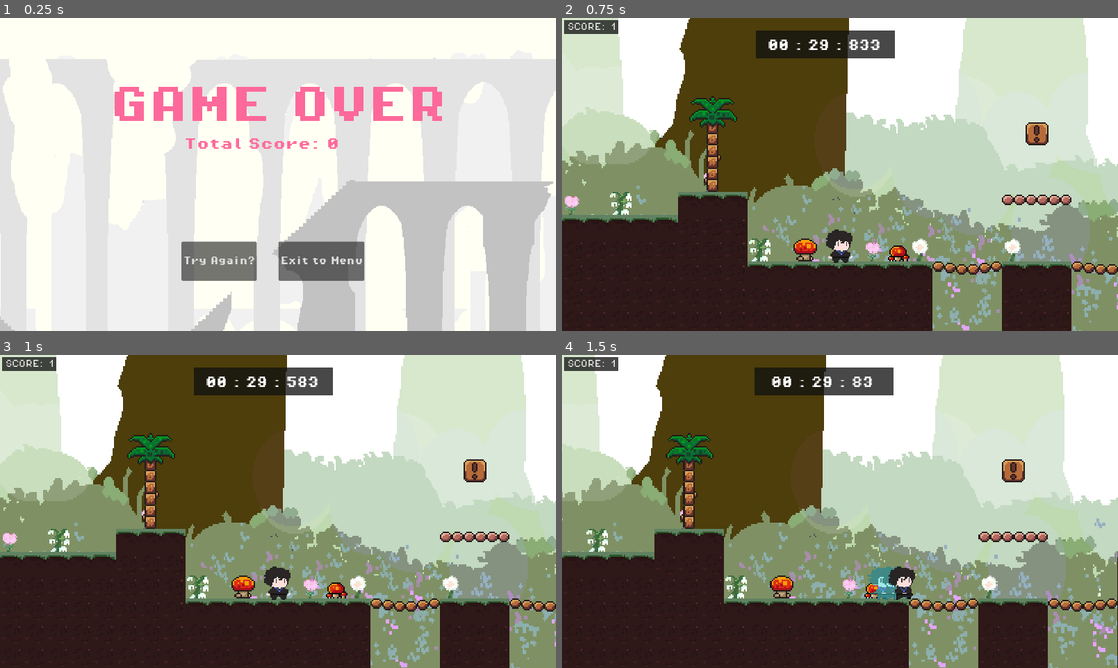
Above: before the commit, frames 1-4 (two rows, left to right).
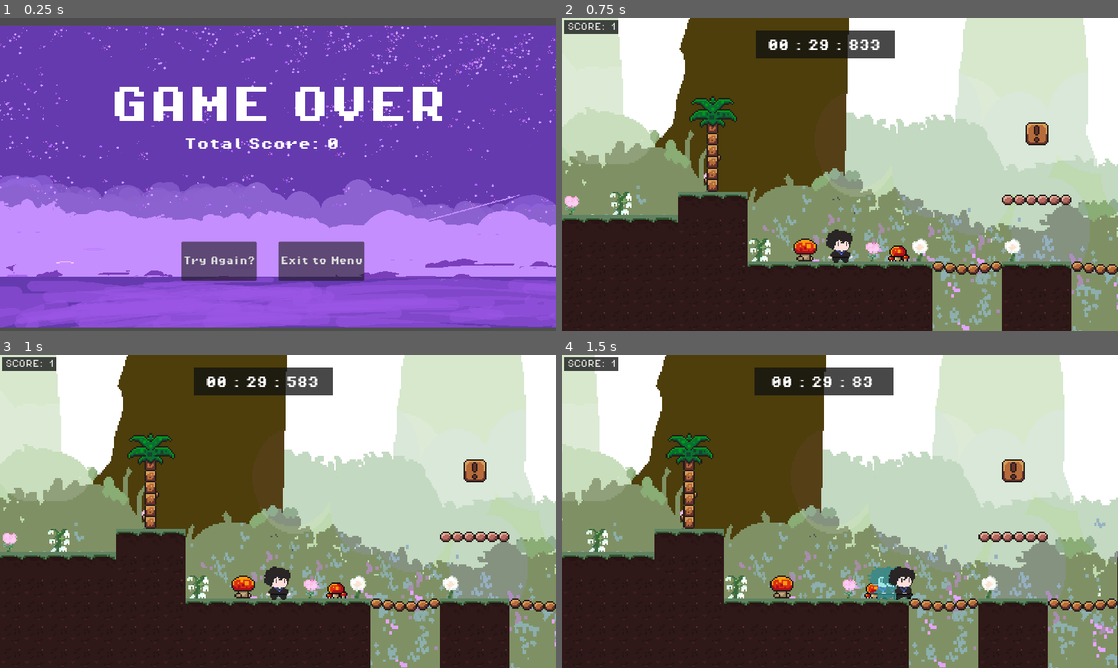
Above: after the commit, the same moments.

Repository: ajpolintan/GMTK_GameJam
Game: Godot game, scene res://Scenes/game_over.tscn
Two runs of this game, one before a commit and one after it. Both use one fixed random seed, a clock stepped at 60 frames per second and the inputs below. This scene is started directly instead of the project's main scene.
Inputs (mouse positions are in pixels of both pictures, inside the frame that each line leads up to):
- Up to frame 1 (0.25 s): no input
- Up to frame 2 (0.75 s): click "Try Again?" at 0.5 s
- Up to frame 3 (1 s): no input
- Up to frame 4 (1.5 s): tap Enter at 1.25 s; move the mouse to (962, 495) at 1.27 s; hold Right (move_right) from 1.28 s (still down); tap Shift (dash) at 1.35 s

The runs differ from the first frame. In frame 1, 98% of the frame differs, in the area x 0-100%, y 0-100%; in frame 2, nothing differs; in frame 3, nothing differs; in frame 4, nothing differs.

Commit message:
Changed Game_Overscreen

Diff:
--- a/Scenes/game_over.tscn
+++ b/Scenes/game_over.tscn
@@ -2,7 +2,7 @@
 
 [ext_resource type="Script" path="res://Scripts/game_over.gd" id="1_jawtr"]
 [ext_resource type="FontFile" uid="uid://d2k1r2t7aq4en" path="res://Assets/fonts/PixelOperator8-Bold.ttf" id="1_kirp8"]
-[ext_resource type="Texture2D" uid="uid://bneamnkeg54l6" path="res://Art/labyrinth2.png" id="3_sfx4f"]
+[ext_resource type="Texture2D" uid="uid://b1qshr8wonhwd" path="res://Art/clouds2.png" id="3_gku21"]
 
 [node name="Game Over" type="Control"]
 layout_mode = 3
@@ -26,7 +26,7 @@
 offset_bottom = -22.0
 grow_horizontal = 2
 grow_vertical = 2
-theme_override_colors/font_color = Color(0.991815, 0.413462, 0.604176, 1)
+theme_override_colors/font_color = Color(1, 1, 1, 1)
 theme_override_fonts/font = ExtResource("1_kirp8")
 theme_override_font_sizes/font_size = 26
 text = "Your Score: "
@@ -45,7 +45,7 @@
 offset_bottom = -100.0
 grow_horizontal = 2
 grow_vertical = 2
-theme_override_colors/font_color = Color(0.991815, 0.413462, 0.604176, 1)
+theme_override_colors/font_color = Color(1, 1, 1, 1)
 theme_override_fonts/font = ExtResource("1_kirp8")
 theme_override_font_sizes/font_size = 81
 text = "GAME OVER"
@@ -80,9 +80,9 @@
 layer = -1
 
 [node name="Forest" type="Sprite2D" parent="CanvasLayer"]
-position = Vector2(901, 312)
-scale = Vector2(1.8562, 1.8562)
-texture = ExtResource("3_sfx4f")
+position = Vector2(605.237, 328.5)
+scale = Vector2(0.955952, 0.858517)
+texture = ExtResource("3_gku21")
 
 [connection signal="pressed" from="HBoxContainer/Try Again" to="." method="_on_try_again_pressed"]
 [connection signal="pressed" from="HBoxContainer/Exit To Menu" to="." method="_on_exit_to_menu_pressed"]
